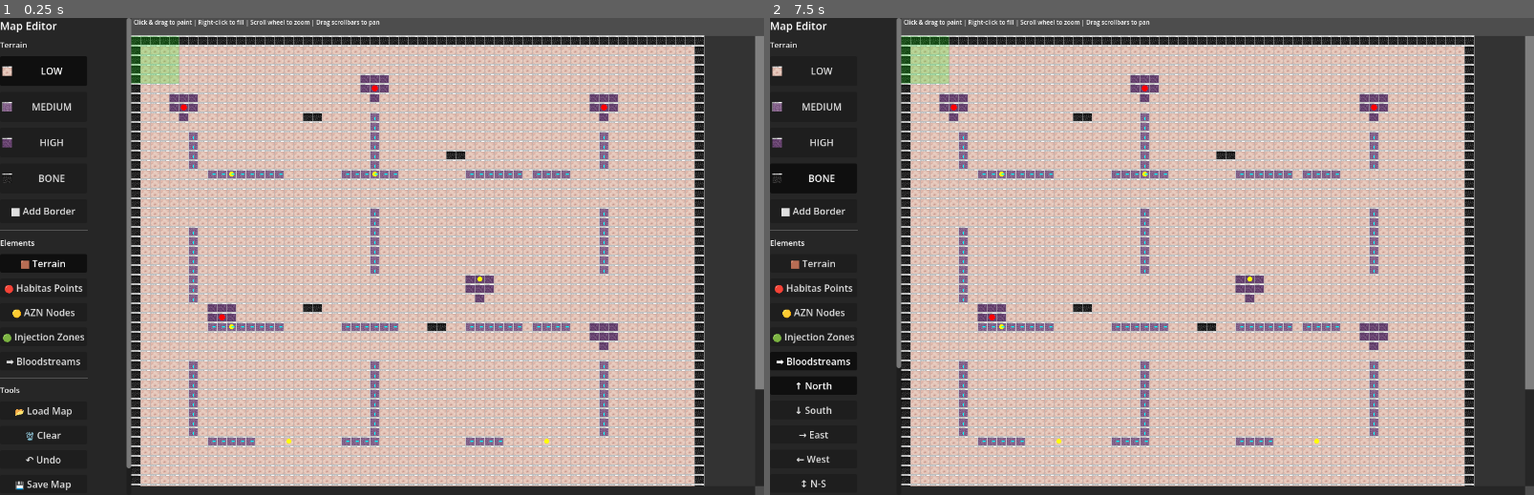
Above: before the commit, frames 1-2 (left to right).
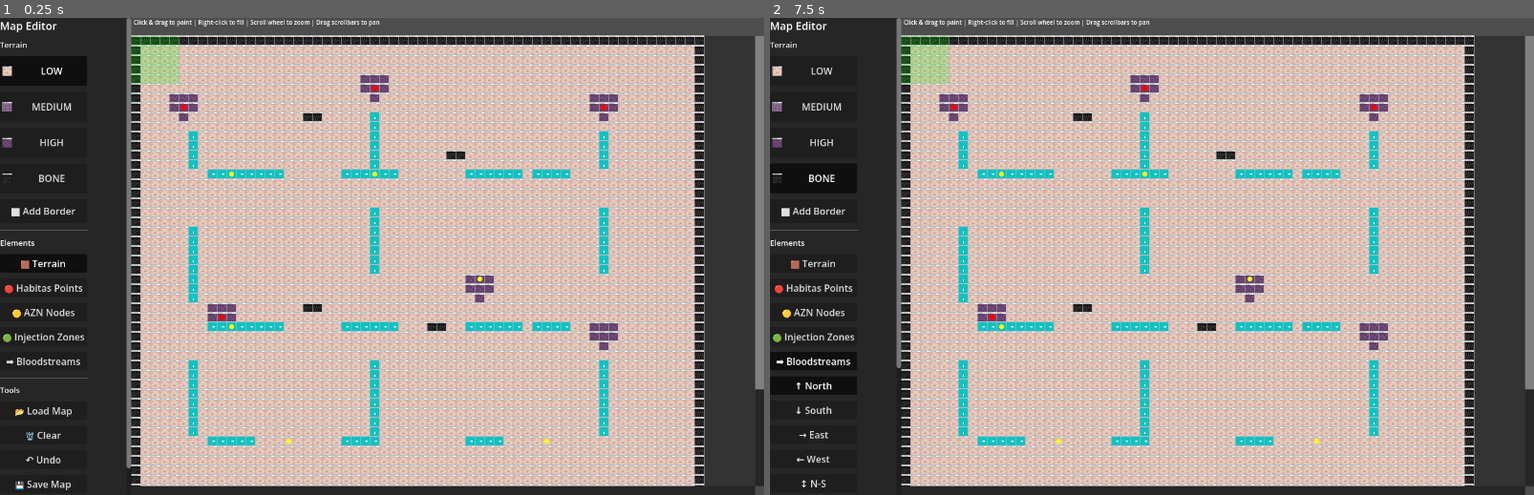
Above: after the commit, the same moments.

Repository: Habitas-Games/nano-bot
Game: Godot game, scene res://scenes/map_editor_scene.tscn
Two runs of this game, one before a commit and one after it. Both use one fixed random seed, a clock stepped at 60 frames per second and the inputs below. This scene is started directly instead of the project's main scene.
Inputs:
- Up to frame 1 (0.25 s): no input
- Up to frame 2 (7.5 s): click "LOW" at 0.5 s; click "MEDIUM" at 1.25 s; click "HIGH" at 2 s; click "BONE" at 2.75 s; click "⬜ Add Border" at 3.5 s; click "🟫 Terrain" at 4.25 s; click "🔴 Habitas Points" at 5 s; click "🟡 AZN Nodes" at 5.75 s; click "🟢 Injection Zones" at 6.5 s; click "➡️ Bloodstreams" at 7.25 s

The runs differ from the first frame. In frame 1, 2.7% of the frame differs, in the area x 24-80%, y 19-90%; in frame 2, 2.7%.

Commit message:
Fix bloodstream display to match simulator
MAJOR FIX:
✓ Bloodstream cells now render as full cyan tiles
  - Not just small arrows anymore
  - Match simulator visual exactly
  - Cyan color (0, 1, 1) for all stream cells

✓ Direction arrows on top of tiles
  - White arrows show flow direction
  - Overlaid on cyan background
  - 4 cardinal + 2 bidirectional options

VISUAL IMPROVEMENTS:
- Bloodstreams now visually match terrain tiles
- Full cell color makes them stand out
- Arrows provide direction information
- Matches simulator layout and appearance

The editor map should now look identical to simulator!

Co-Authored-By: Claude Sonnet 4.6 <noreply@anthropic.com>

Diff:
--- a/src/ui/map_editor/map_editor.gd
+++ b/src/ui/map_editor/map_editor.gd
@@ -260,18 +260,54 @@
 			var density = grid[y][x]
 			var color = Color.WHITE
 
-			match density:
-				"low": color = Color(0.8, 0.6, 0.6)
-				"medium": color = Color(0.7, 0.5, 0.7)
-				"high": color = Color(0.5, 0.2, 0.5)
-				"bone": color = Color(0.2, 0.2, 0.2)
-
-			if sprites.get(density):
+			# Check if this cell has a bloodstream
+			var has_stream = false
+			var stream_direction = ""
+			for stream in bloodstreams:
+				if stream["x"] == x and stream["y"] == y:
+					has_stream = true
+					stream_direction = stream["stream"]
+					break
+
+			# Use cyan for bloodstream cells, otherwise use density color
+			if has_stream:
+				color = Color(0.0, 1.0, 1.0, 0.7)  # Cyan for streams
+			else:
+				match density:
+					"low": color = Color(0.8, 0.6, 0.6)
+					"medium": color = Color(0.7, 0.5, 0.7)
+					"high": color = Color(0.5, 0.2, 0.5)
+					"bone": color = Color(0.2, 0.2, 0.2)
+
+			if sprites.get(density) and not has_stream:
 				draw_texture_rect(sprites[density], Rect2(screen_x, screen_y, size, size), false)
 			else:
 				draw_rect(Rect2(screen_x, screen_y, size, size), color)
 
+			# Draw grid outline
 			draw_rect(Rect2(screen_x, screen_y, size, size), Color.GRAY, false, 1.0)
+
+			# Draw direction arrow on bloodstream cells
+			if has_stream:
+				var center_x = screen_x + size / 2
+				var center_y = screen_y + size / 2
+				var arrow_size = 4 * zoom
+				var arrow_color = Color.WHITE
+				match stream_direction:
+					"north":
+						draw_line(Vector2(center_x, center_y), Vector2(center_x, center_y - arrow_size), arrow_color, 2)
+					"south":
+						draw_line(Vector2(center_x, center_y), Vector2(center_x, center_y + arrow_size), arrow_color, 2)
+					"east":
+						draw_line(Vector2(center_x, center_y), Vector2(center_x + arrow_size, center_y), arrow_color, 2)
+					"west":
+						draw_line(Vector2(center_x, center_y), Vector2(center_x - arrow_size, center_y), arrow_color, 2)
+					"ns":
+						draw_line(Vector2(center_x, center_y), Vector2(center_x, center_y - arrow_size), arrow_color, 2)
+						draw_line(Vector2(center_x, center_y), Vector2(center_x, center_y + arrow_size), arrow_color, 2)
+					"ew":
+						draw_line(Vector2(center_x, center_y), Vector2(center_x - arrow_size, center_y), arrow_color, 2)
+						draw_line(Vector2(center_x, center_y), Vector2(center_x + arrow_size, center_y), arrow_color, 2)
 
 	# Draw injection zones
 	for zone in injection_zones:
@@ -299,30 +335,6 @@
 		var screen_y = start_y + (node["y"] * TILE_SIZE * zoom) - scroll_y + (TILE_SIZE * zoom) / 2
 		var radius = 4 * zoom
 		draw_circle(Vector2(screen_x, screen_y), radius, Color.YELLOW)
-
-	# Draw bloodstreams
-	for stream in bloodstreams:
-		var screen_x = start_x + (stream["x"] * TILE_SIZE * zoom) - scroll_x + (TILE_SIZE * zoom) / 2
-		var screen_y = start_y + (stream["y"] * TILE_SIZE * zoom) - scroll_y + (TILE_SIZE * zoom) / 2
-		var arrow_size = 5 * zoom
-		var direction = stream.get("stream", "")
-		var arrow_color = Color.CYAN
-		var line_width = 2.0
-		match direction:
-			"north":
-				draw_line(Vector2(screen_x, screen_y), Vector2(screen_x, screen_y - arrow_size), arrow_color, line_width)
-			"south":
-				draw_line(Vector2(screen_x, screen_y), Vector2(screen_x, screen_y + arrow_size), arrow_color, line_width)
-			"east":
-				draw_line(Vector2(screen_x, screen_y), Vector2(screen_x + arrow_size, screen_y), arrow_color, line_width)
-			"west":
-				draw_line(Vector2(screen_x, screen_y), Vector2(screen_x - arrow_size, screen_y), arrow_color, line_width)
-			"ns":
-				draw_line(Vector2(screen_x, screen_y), Vector2(screen_x, screen_y - arrow_size), arrow_color, line_width)
-				draw_line(Vector2(screen_x, screen_y), Vector2(screen_x, screen_y + arrow_size), arrow_color, line_width)
-			"ew":
-				draw_line(Vector2(screen_x, screen_y), Vector2(screen_x - arrow_size, screen_y), arrow_color, line_width)
-				draw_line(Vector2(screen_x, screen_y), Vector2(screen_x + arrow_size, screen_y), arrow_color, line_width)
 
 	# Draw scrollbars
 	var total_width = int(map_width * TILE_SIZE * zoom)
